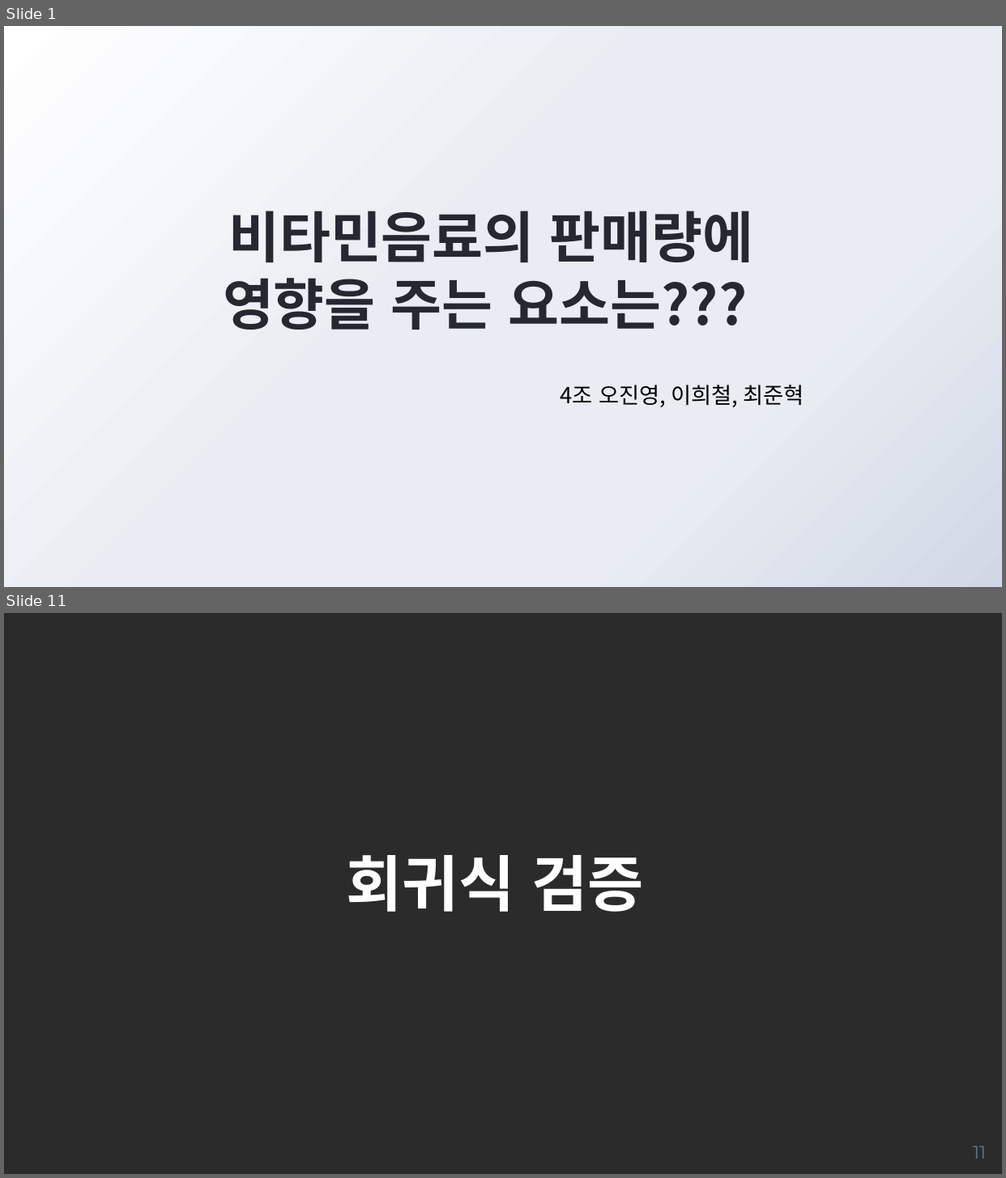
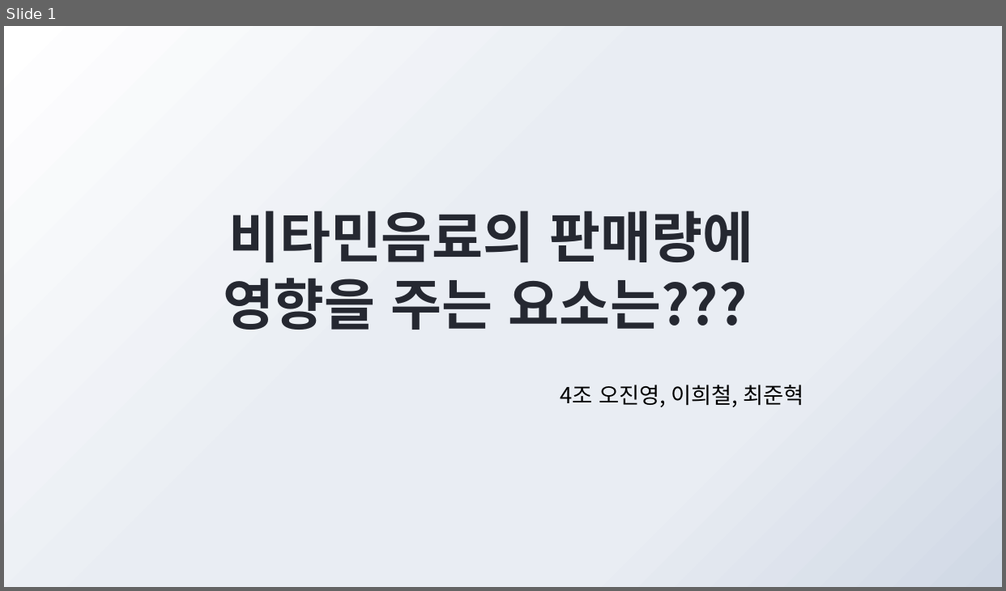
Before and after one commit to JadenChoi94/MachineLearning_Basic, a slide deck: 4조 비타민음료 발표.pptx. Shown one above the other, each under a label of ours: slides 1 and 11 before the commit, slide 1 after it; the slides between them are not shown. The pictures are 1006x1178 and 1006x591 pixels, drawn with LibreOffice and Linux fonts; fonts in the diff are those of the drawing; background and template pictures are left out; a plain dark background stands for a picture behind light text. Boxes give left, top, right and bottom in pixels: in the first picture for what was removed or moved away, otherwise in the second. Text is boxed around its words. In the diff, an @@ line names an element or a change of style, - is before the commit and + after.

```diff
--- a/4조 비타민음료 발표.pptx
+++ b/4조 비타민음료 발표.pptx
@@ slide 11 removed at <box>4,613,1002,1174</box>, background picture (left out) @@
@@ title removed at <box>347,855,644,912</box> @@
-회귀식 검증
@@ page number removed at <box>973,1146,986,1159</box> @@
-11
```
Also in this commit, not shown: 11 slides changed, 8 slides added, 1 other slide removed, 6 other files.
